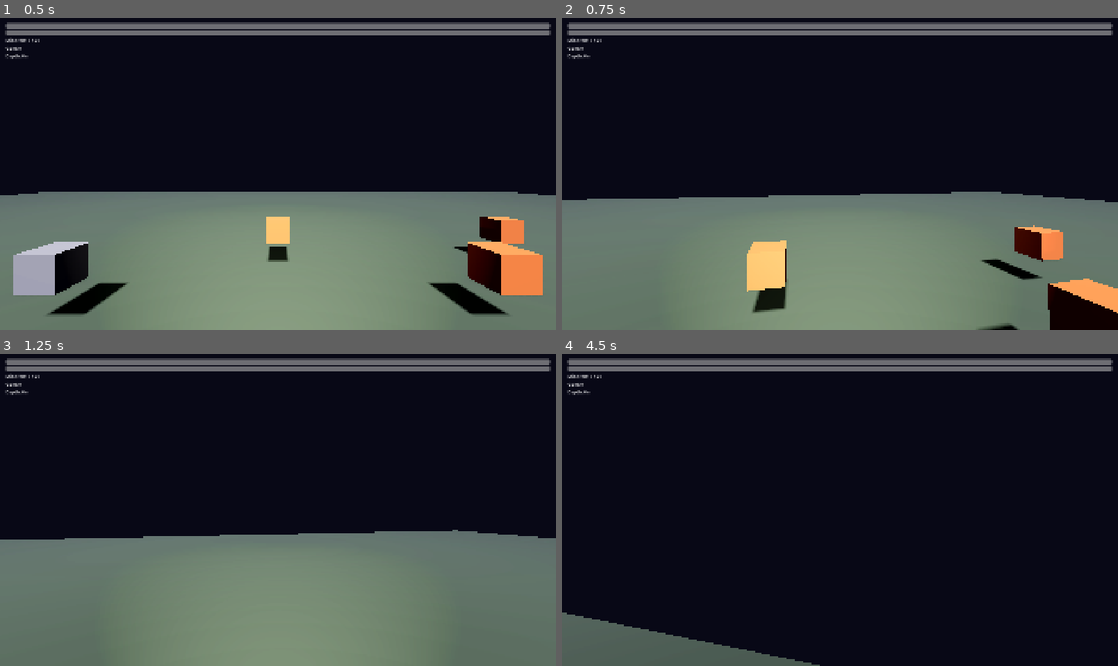
Above: before the commit, frames 1-4 (two rows, left to right).
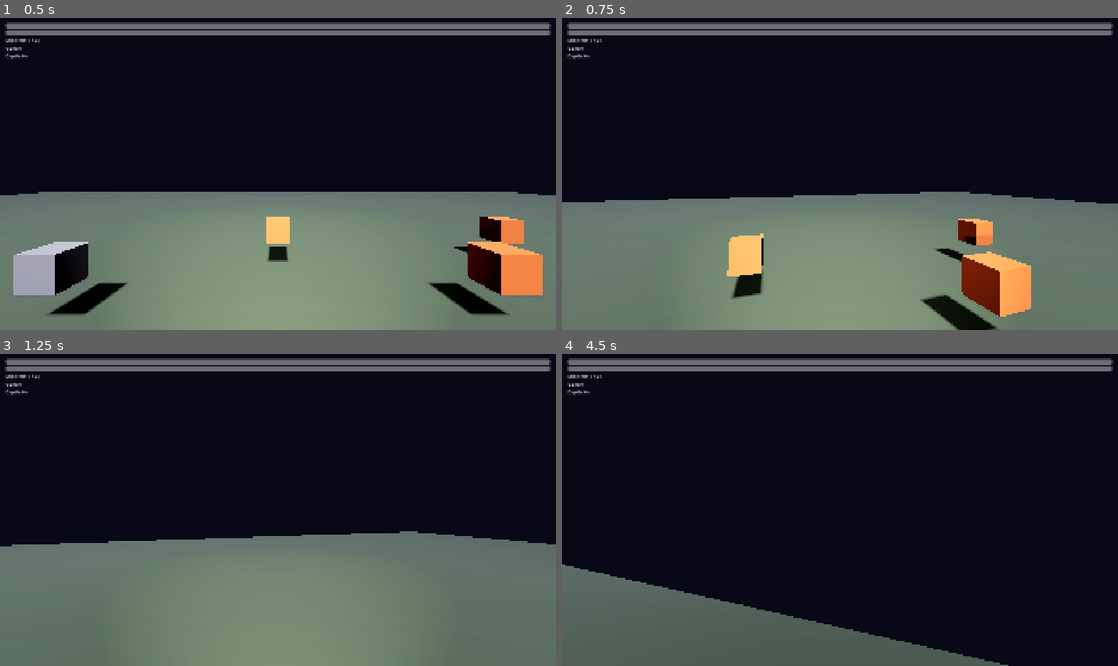
Above: after the commit, the same moments.

Repository: AbyssDrakeDb/susurros_de_la_mina
Game: Godot game, scene res://scenes/main/main.tscn
Same seed, same stepped clock (60 frames per second), same inputs: the game is played once before the commit and once after it.
Inputs (mouse positions are in pixels of both pictures, inside the frame that each line leads up to):
- Up to frame 1 (0.5 s): no input
- Up to frame 2 (0.75 s): tap Enter at 0.5 s; move the mouse to (867, 170) at 0.52 s; hold W (move_forward) from 0.53 s (still down); hold Shift (sprint) from 0.53 s (still down)
- Up to frame 3 (1.25 s): keep holding W (move_forward); keep holding Shift (sprint); tap Space (jump) at 0.77, 0.8, 1.07 s
- Up to frame 4 (4.5 s): keep holding W (move_forward); move the mouse to (812, 510) at 1.27 s; release Shift (sprint) at 1.28 s; tap Space (jump) at 1.35, 1.52, 1.82, 2.3, 3.02, 3.32, 3.77, 3.8, 4.07 s; tap Shift (sprint) at 1.55, 2.85, 4.35 s; move the mouse to (851, 503) at 2.02 s; press the mouse at (851, 503) at 2.03 s; move the mouse to (834, 513) at 2.77 s; release the mouse at (834, 513) at 2.78 s; move the mouse to (878, 513) at 3.52 s; hold F (toggle_flashlight) 3.53-4.28 s; move the mouse to (795, 506) at 4.27 s

Frame 1 is identical in both runs. In frame 2, 8.6% of the frame differs, in the area x 0-100%, y 55-100%; in frame 3, 1.1%; in frame 4, 9.1%, in the area x 0-81%, y 67-100%.

Commit message:
fix: movimiento suave y mouse libre
- Movimiento con aceleración/frenado suave (lerp)
- Mouse look en _input() para funcionar siempre
- Click izquierdo solo para minar
- Head bob más suave
- Sensibilidad de mouse aumentada a 0.003

Diff:
--- a/scripts/player/player.gd
+++ b/scripts/player/player.gd
@@ -9,9 +9,11 @@
 ## ─── Configuración ───────────────────────────────────
 @export var speed: float = 5.0
 @export var sprint_speed: float = 8.0
-@export var jump_velocity: float = 4.5
-@export var mouse_sensitivity: float = 0.002
+@export var jump_velocity: float = 5.0
+@export var mouse_sensitivity: float = 0.003
 @export var gravity: float = 20.0
+@export var acceleration: float = 10.0
+@export var deceleration: float = 8.0
 
 ## ─── Nodos ────────────────────────────────────────────
 @onready var head: Node3D = $Head
@@ -24,6 +26,7 @@
 var flashlight_battery: float = 100.0
 var is_sprinting: bool = false
 var _head_bob_time: float = 0.0
+var _head_bob_offset: float = 0.0
 
 ## ─── Constantes ───────────────────────────────────────
 const FLASHLIGHT_DRAIN_RATE: float = 2.0
@@ -36,12 +39,14 @@
 func _ready() -> void:
 	Input.mouse_mode = Input.MOUSE_MODE_CAPTURED
 
-func _unhandled_input(event: InputEvent) -> void:
+func _input(event: InputEvent) -> void:
+	# Mouse look - siempre activo cuando el mouse está capturado
 	if event is InputEventMouseMotion and Input.mouse_mode == Input.MOUSE_MODE_CAPTURED:
 		rotate_y(-event.relative.x * mouse_sensitivity)
 		head.rotate_x(-event.relative.y * mouse_sensitivity)
 		head.rotation.x = clampf(head.rotation.x, -PI / 2.0, PI / 2.0)
 
+func _unhandled_input(event: InputEvent) -> void:
 	if event.is_action_pressed("ui_cancel"):
 		_toggle_pause()
 
@@ -63,19 +68,21 @@
 	if Input.is_action_just_pressed("jump") and is_on_floor():
 		velocity.y = jump_velocity
 
-	# Movimiento
+	# Movimiento con aceleración suave
 	is_sprinting = Input.is_action_pressed("sprint")
-	var current_speed: float = sprint_speed if is_sprinting else speed
+	var target_speed: float = sprint_speed if is_sprinting else speed
 
 	var input_dir: Vector2 = Input.get_vector("move_left", "move_right", "move_forward", "move_backward")
 	var direction: Vector3 = (transform.basis * Vector3(input_dir.x, 0, input_dir.y)).normalized()
 
+	var target_velocity: Vector3 = direction * target_speed
+
 	if direction != Vector3.ZERO:
-		velocity.x = direction.x * current_speed
-		velocity.z = direction.z * current_speed
+		velocity.x = lerp(velocity.x, target_velocity.x, acceleration * delta)
+		velocity.z = lerp(velocity.z, target_velocity.z, acceleration * delta)
 	else:
-		velocity.x = move_toward(velocity.x, 0.0, current_speed)
-		velocity.z = move_toward(velocity.z, 0.0, current_speed)
+		velocity.x = move_toward(velocity.x, 0.0, deceleration * delta)
+		velocity.z = move_toward(velocity.z, 0.0, deceleration * delta)
 
 	move_and_slide()
 
@@ -101,14 +108,18 @@
 
 ## ─── Head Bob ─────────────────────────────────────────
 func _update_head_bob(delta: float) -> void:
-	if velocity.length() > 0.1 and is_on_floor():
+	var is_moving: bool = velocity.length() > 0.5 and is_on_floor()
+
+	if is_moving:
 		var bob_speed: float = HEAD_BOB_SPEED_SPRINT if is_sprinting else HEAD_BOB_SPEED_WALK
 		var bob_amount: float = HEAD_BOB_AMOUNT_SPRINT if is_sprinting else HEAD_BOB_AMOUNT_WALK
 		_head_bob_time += delta * bob_speed
-		var target_y: float = sin(_head_bob_time) * bob_amount
-		head.position.y = lerp(head.position.y, target_y, delta * 10.0)
+		_head_bob_offset = sin(_head_bob_time) * bob_amount
 	else:
-		head.position.y = lerp(head.position.y, 0.0, delta * 10.0)
+		_head_bob_time = 0.0
+		_head_bob_offset = lerp(_head_bob_offset, 0.0, delta * 8.0)
+
+	head.position.y = lerp(head.position.y, _head_bob_offset, delta * 10.0)
 
 ## ─── Minado ───────────────────────────────────────────
 func _try_mine() -> void:
